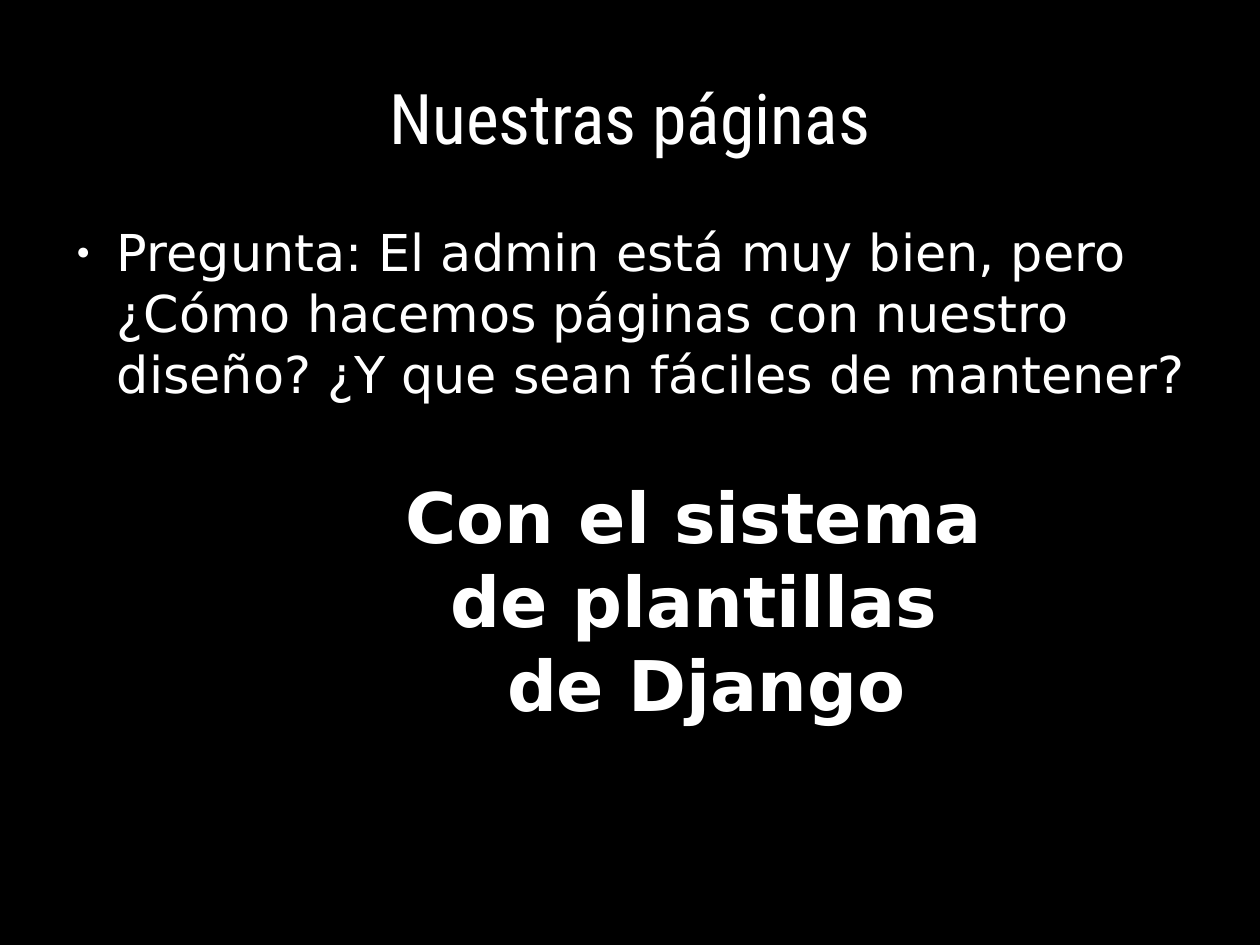
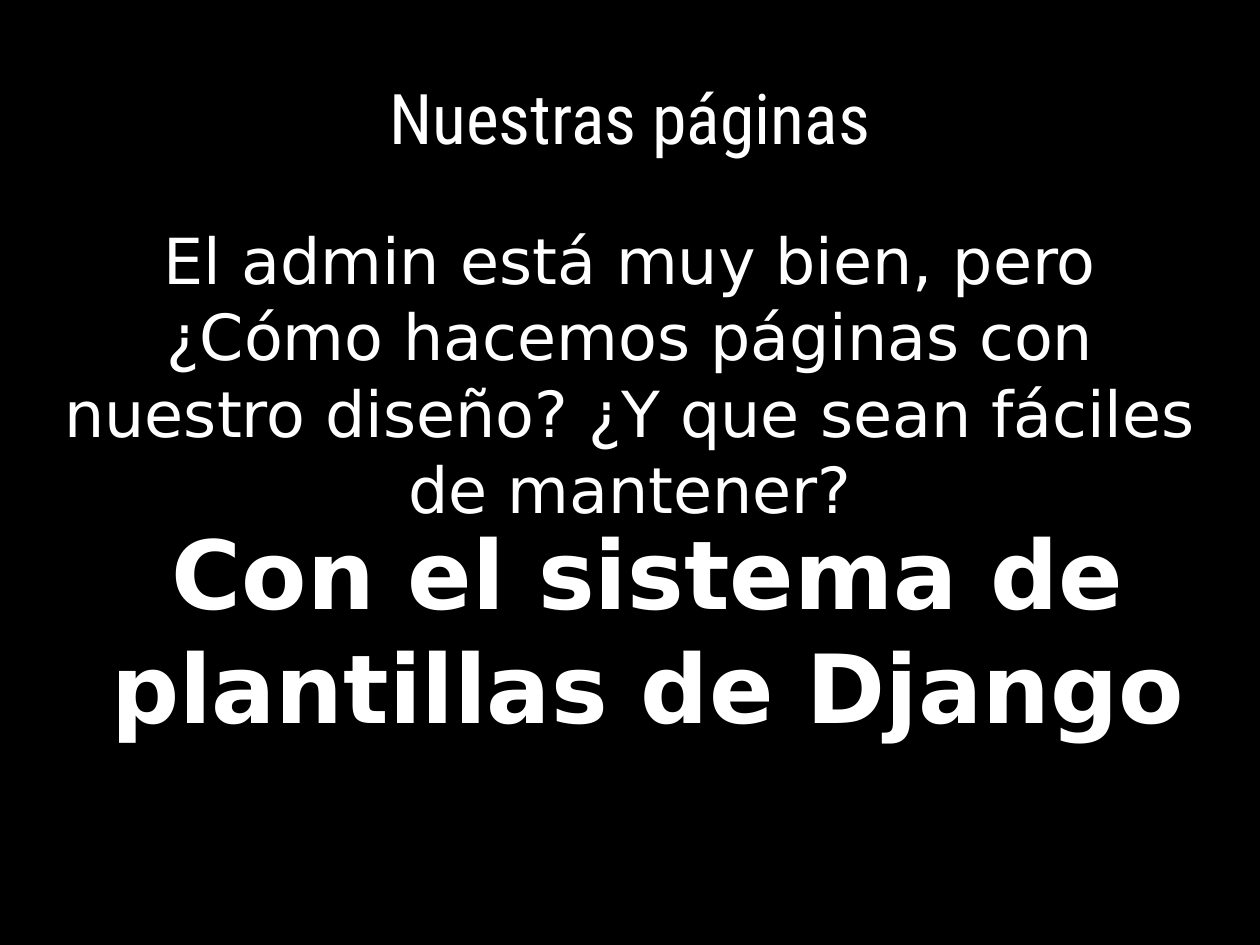
Before and after one commit to euribates/curso-django, a slide deck: slide 62 of presentacion/curso_django.odp. Drawn at 1260x945 pixels with LibreOffice and Linux fonts; fonts in the diff are those of the drawing; background and template pictures are left out. Boxes give left, top, right and bottom in pixels: in the first picture for what was removed or moved away, otherwise in the second. Text is boxed around its words. In the diff, an @@ line names an element or a change of style, - is before the commit and + after.

```diff
--- a/presentacion/curso_django.odp
+++ b/presentacion/curso_django.odp
@@ text at box(65, 233, 1194, 514): text changed; size 32 to 40 pt @@
-● Pregunta: El admin está muy bien, pero ¿Cómo hacemos páginas con nuestro diseño? ¿Y que sean fáciles de mantener?
+El admin está muy bien, pero ¿Cómo hacemos páginas con nuestro diseño? ¿Y que sean fáciles de mantener?
@@ text at box(111, 536, 1184, 743): text changed; size 44 to 60 pt @@
-Con el sistema
-de plantillas
-de Django
+Con el sistema de plantillas de Django
```
Also in this commit, not shown: 2 other slides changed, 1 other file.
